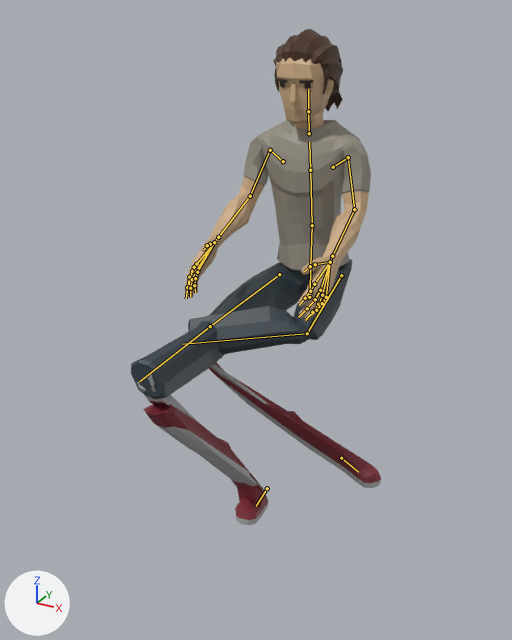
Two versions of the glTF model apps/web/public/avatars/office/Casual_M.glb, one commit apart.
Rendered twice from a camera (50 mm lens) standing at (1.075, -2.423, 1.877) and looking at (-0.009, -0.453, 0.892). Every picture has the same lights, and +X, +Y and +Z are marked at lower left. The first picture is the older version. Both versions are drawn at frame 0 of the action 'Sit'; the numbers are the values there. The bones that change, and the others that lie on the model, are drawn over the model as lines.

Objects in the first picture: 'Casual2_Body', 'Casual2_Feet', 'Casual2_Head', 'Casual2_Legs'.
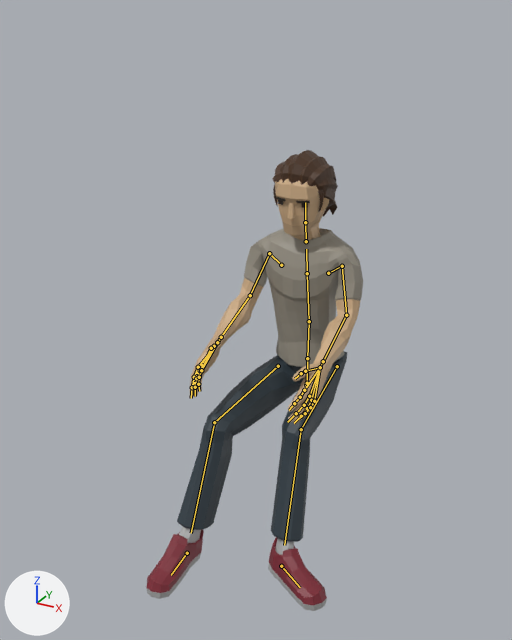
Changed parts and their boxes [x1, y1, x2, y2] in the pictures (512 x 640 px):
'Casual2_Body', posed (7% narrower)
    before: [185, 119, 371, 322]
    after: [190, 228, 363, 425]
'Casual2_Legs', posed (23% narrower, 36% taller)
    before: [131, 259, 352, 399]
    after: [177, 351, 347, 542]
'Casual2_Feet', posed
    before: [137, 362, 381, 525]
    after: [146, 526, 327, 611]
'Casual2_Head', posed (10% shorter)
    before: [273, 29, 343, 130]
    after: [272, 150, 338, 241]
bone 'Body', root to tip
    before: (309, 297) to (310, 286)
    after: (306, 385) to (307, 376)
bone 'UpperArm.L', root to tip
    before: (348, 157) to (354, 209)
    after: (342, 266) to (346, 315)
bone 'UpperArm.R', root to tip
    before: (270, 150) to (250, 196)
    after: (269, 253) to (250, 295)
bone 'UpperLeg.L', root to tip
    before: (341, 275) to (307, 333)
    after: (337, 366) to (301, 429)
bone 'LowerLeg.L', root to tip
    before: (307, 333) to (182, 344)
    after: (301, 429) to (284, 545)
bone 'UpperLeg.R', root to tip
    before: (279, 274) to (210, 326)
    after: (278, 366) to (214, 422)
bone 'LowerLeg.R', root to tip
    before: (210, 326) to (139, 381)
    after: (214, 422) to (191, 533)
bone 'Foot.L', root to tip
    before: (341, 458) to (358, 472)
    after: (281, 566) to (300, 587)
bone 'Foot.R', root to tip
    before: (267, 488) to (256, 506)
    after: (187, 553) to (171, 575)

What the commit changed:
Bone 'Body' (bone_body) moves from (0.0, -0.036, 0.0) to (0.0, -0.434, 0.0).
Bone 'UpperArm.L' (bone_upperarm_l) turns from (-68, -20, -13) to (-68, -24, -14) degrees about its own x, y and z.
Bone 'UpperArm.R' (bone_upperarm_r) turns from (-74, 25, -2) to (-75, 28, -1) degrees about its own x, y and z.
Bone 'UpperLeg.L' (bone_upperleg_l) turns from (23, -29, 64) to (25, -30, 64) degrees about its own x, y and z.
Bone 'LowerLeg.L' (bone_lowerleg_l) turns from (116, -53, -60) to (42, 17, -27) degrees about its own x, y and z.
Bone 'UpperLeg.R' (bone_upperleg_r) turns from (-34, -2, -72) to (-33, -3, -74) degrees about its own x, y and z.
Bone 'LowerLeg.R' (bone_lowerleg_r) turns from (-19, 21, -16) to (53, 4, -6) degrees about its own x, y and z.
Bone 'Foot.L' (bone_foot_l) moves from (0.0, -0.177, -0.001) to (0.059, 0.538, 0.024).
Bone 'Foot.R' (bone_foot_r) moves from (0.052, 0.184, 0.001) to (-0.042, 0.648, 0.024).
